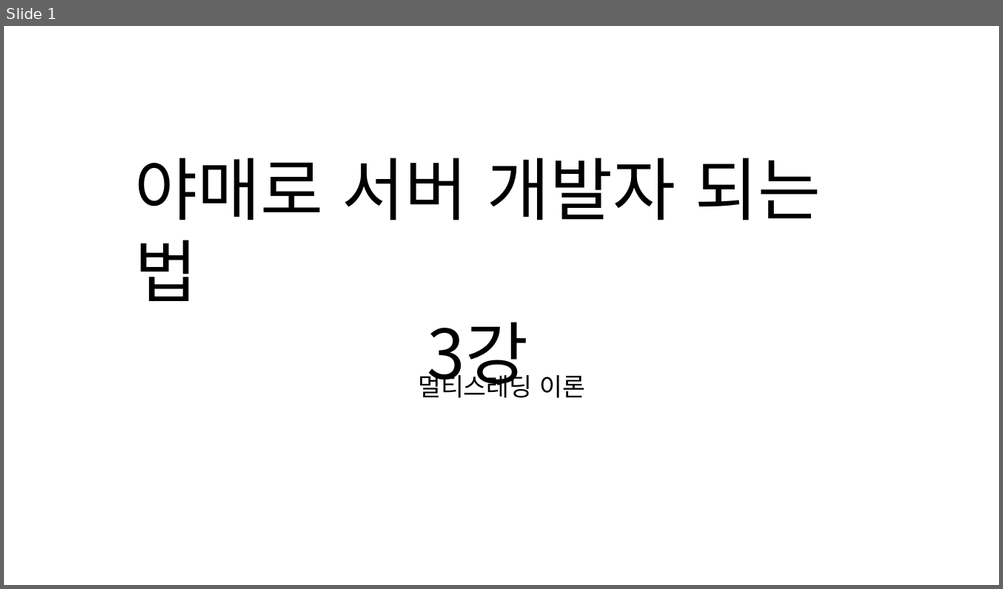
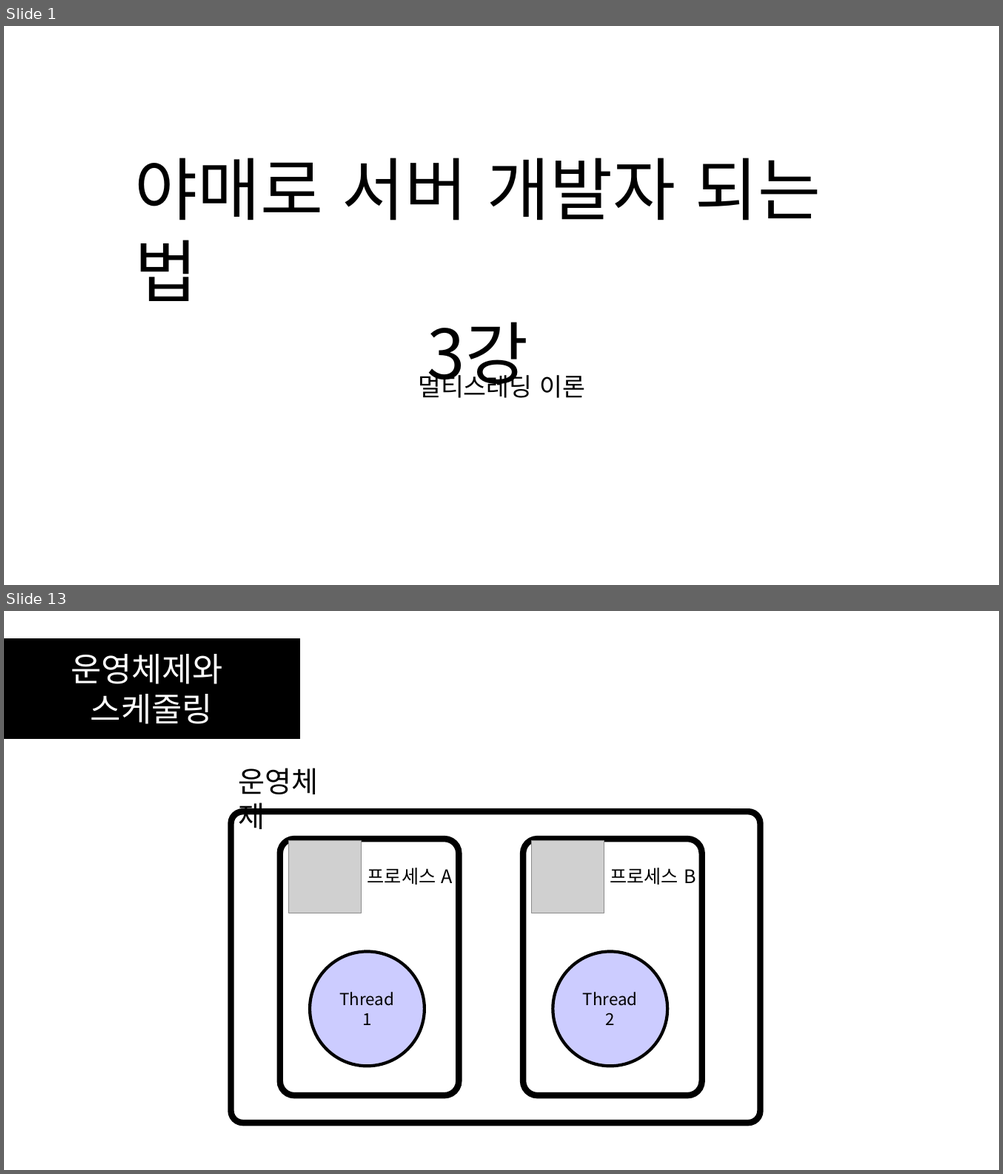
Before and after one commit to SEH00N/SDLU, a slide deck: ServerLecture/PT/3강 멀티스레딩 이론.pptx. Shown one above the other, each under a label of ours: slide 1 before the commit, slides 1 and 13 after it; the slides between them are not shown. The pictures are 1003x589 and 1003x1174 pixels, drawn with LibreOffice and Linux fonts; fonts in the diff are those of the drawing; grey boxes stand for pictures. Boxes give left, top, right and bottom in pixels: in the first picture for what was removed or moved away, otherwise in the second. Text is boxed around its words. In the diff, an @@ line names an element or a change of style, - is before the commit and + after.

Commit message:
thread multithread

```diff
--- a/ServerLecture/PT/3강 멀티스레딩 이론.pptx
+++ b/ServerLecture/PT/3강 멀티스레딩 이론.pptx
@@ slide 13 added at [4, 611, 999, 1170], background #FFFFFF @@
@@ rectangle added at [4, 638, 299, 738], fill #000000, outline #000000 1 pt, 32 pt, text #FFFFFF @@
+운영체제와
+스케줄링
@@ group added at [231, 768, 760, 1124]: 3 rounded rectangles, 3 texts, 2 pictures, 2 ellipses @@
+운영체제
+프로세스 A
+Thread 1
+프로세스 B
+Thread 2
```
Also in this commit, not shown: 29 other slides added, 2 other files.
